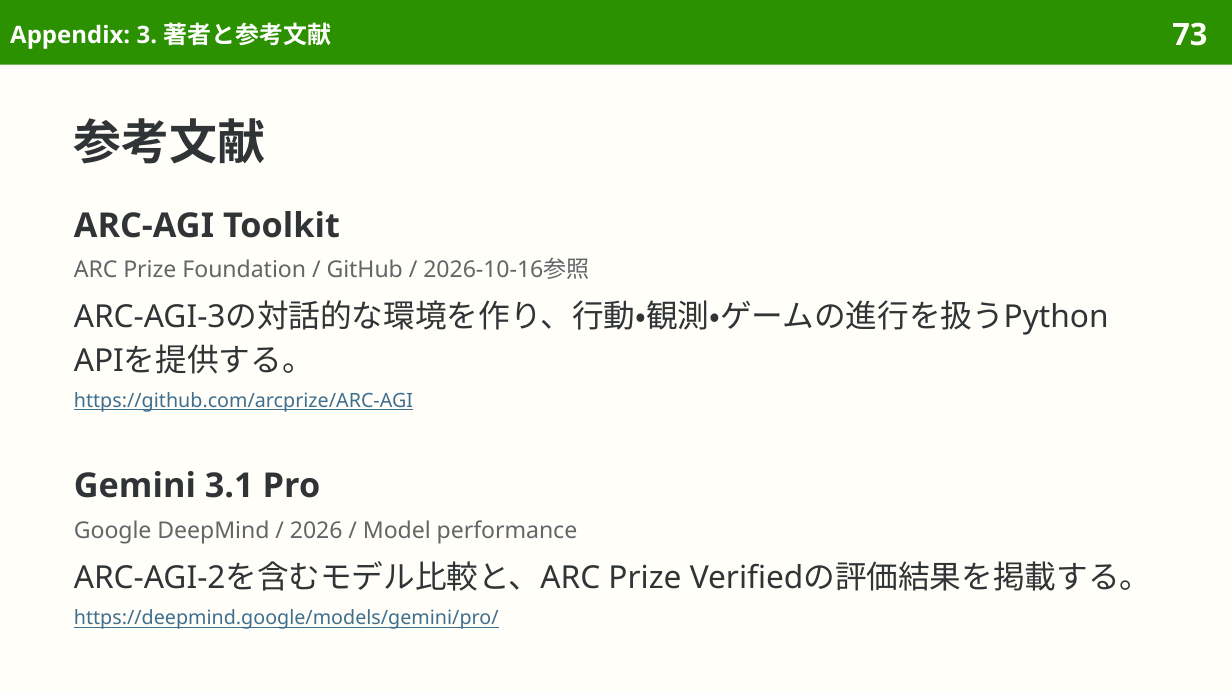
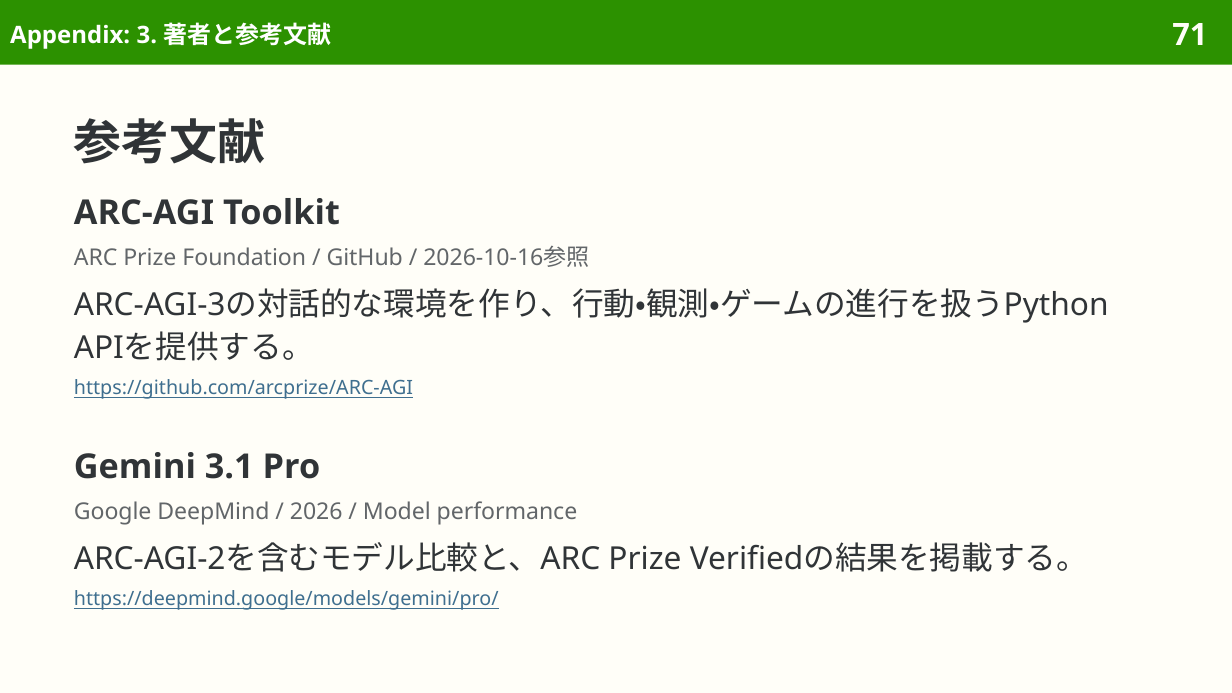
Before and after one commit to sasakiy84/datasets-in-10-minutes, a slide deck: slide 71 of slides/datasets-in-10-minutes-arc-agi-2.pptx (slide 73 before the commit). Drawn at 1232x693 pixels with LibreOffice and Linux fonts; fonts in the diff are those of the drawing. Boxes give left, top, right and bottom in pixels: in the first picture for what was removed or moved away, otherwise in the second. Text is boxed around its words. In the diff, an @@ line names an element or a change of style, - is before the commit and + after.

```diff
--- a/slides/datasets-in-10-minutes-arc-agi-2.pptx
+++ b/slides/datasets-in-10-minutes-arc-agi-2.pptx
@@ page number at [1172, 23, 1207, 45]: text changed @@
-73
+71
@@ text "ARC-AGI Toolkit": place and size @@
-text "ARC-AGI Toolkit" at [74, 211, 1109, 412]
+text "ARC-AGI Toolkit" at [74, 198, 1109, 399]
@@ text "Gemini 3.1 Pro": place and size @@
-text "Gemini 3.1 Pro" at [74, 471, 1152, 629]
+text "Gemini 3.1 Pro" at [74, 452, 1088, 610]
@@ text at [74, 542, 1088, 572]: text changed @@
-ARC-AGI-2を含むモデル比較と、ARC Prize Verifiedの評価結果を掲載する。
+ARC-AGI-2を含むモデル比較と、ARC Prize Verifiedの結果を掲載する。
```
Also in this commit, not shown: 2 other slides changed, 2 slides removed, 3 other files.
